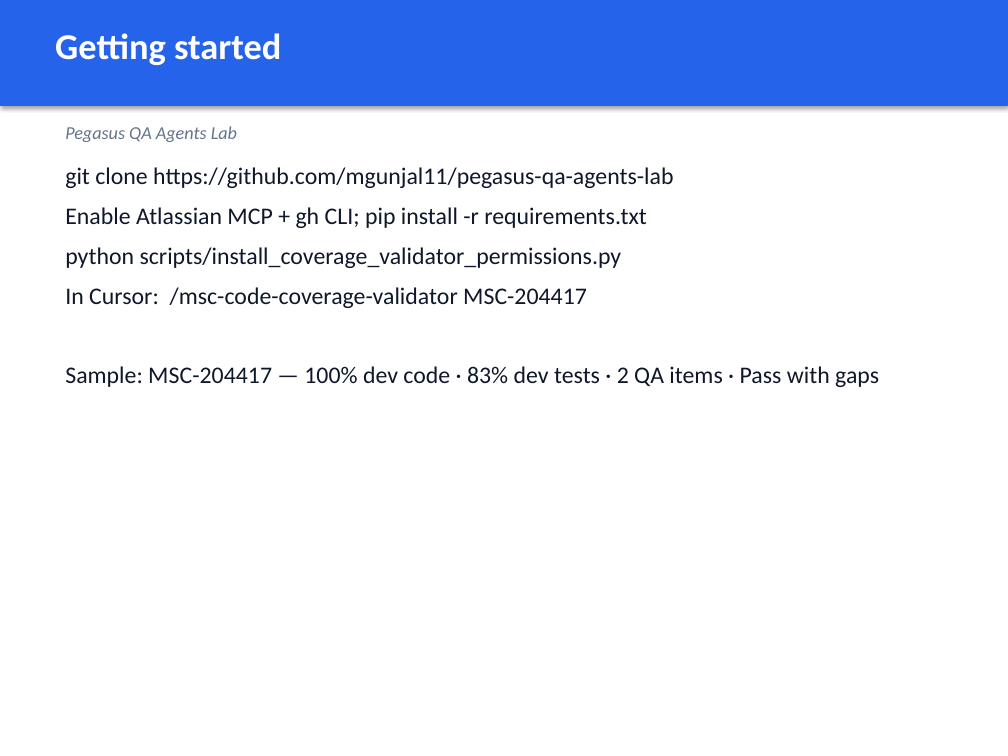
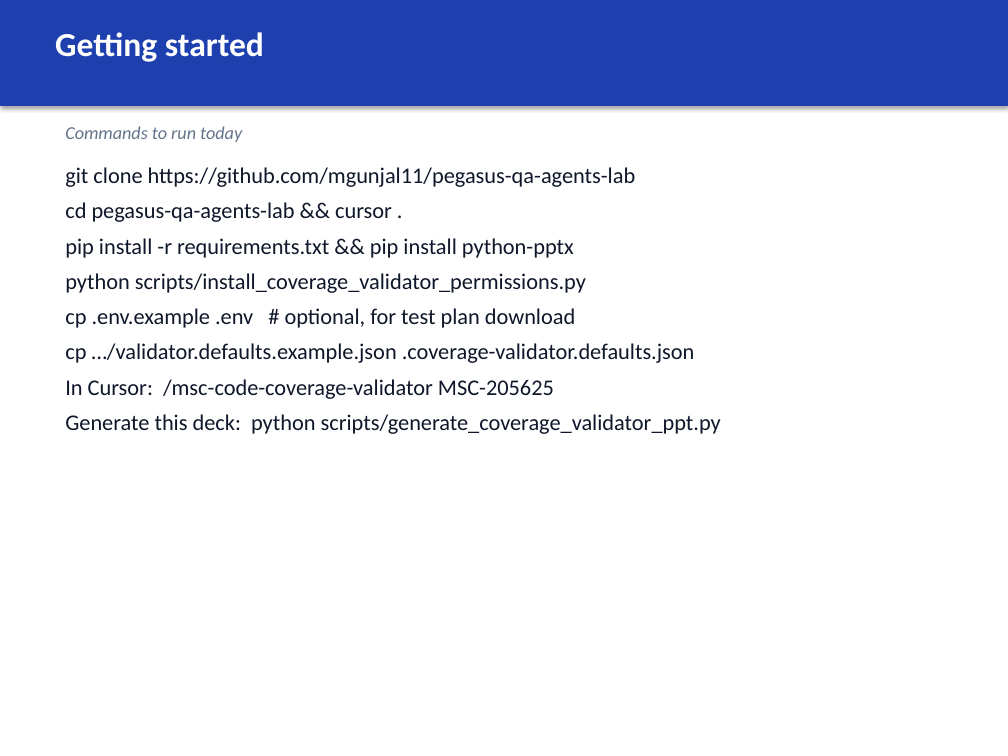
Before and after one commit to mgunjal11/pegasus-qa-agents-lab-copy, a slide deck: slide 16 of docs/MSC-Code-Coverage-Validator-Guide.pptx (slide 12 before the commit). Drawn at 1008x756 pixels with LibreOffice and Linux fonts; fonts in the diff are those of the drawing. Boxes give left, top, right and bottom in pixels: in the first picture for what was removed or moved away, otherwise in the second. Text is boxed around its words. In the diff, an @@ line names an element or a change of style, - is before the commit and + after.

```diff
--- a/docs/MSC-Code-Coverage-Validator-Guide.pptx
+++ b/docs/MSC-Code-Coverage-Validator-Guide.pptx
@@ rectangle at box(0, 0, 1008, 106): fill #2563EB to #1E40AF @@
@@ text "Getting started" at box(55, 32, 264, 62): size 26 to 24 pt @@
@@ text at box(65, 126, 242, 142): text changed @@
-Pegasus QA Agents Lab
+Commands to run today
@@ text at box(65, 167, 636, 293): size 17 to 16 pt in "git clone https://github.com/mgunjal11/pegasus-qa-agents-lab", "python scripts/install_coverage_validator_permissions.py"; less space between paragraphs @@
@@ text at box(65, 202, 574, 258): text changed; size 17 to 16 pt @@
-Enable Atlassian MCP + gh CLI; pip install -r requirements.txt
+cd pegasus-qa-agents-lab && cursor .
+pip install -r requirements.txt && pip install python-pptx
@@ text at box(65, 308, 721, 434): text changed; size 17 to 16 pt @@
-In Cursor: /msc-code-coverage-validator MSC-204417
-Sample: MSC-204417 — 100% dev code · 83% dev tests · 2 QA items · Pass with gaps
+cp .env.example .env # optional, for test plan download
+cp …/validator.defaults.example.json .coverage-validator.defaults.json
+In Cursor: /msc-code-coverage-validator MSC-205625
+Generate this deck: python scripts/generate_coverage_validator_ppt.py
```
Also in this commit, not shown: 6 other slides changed, 9 slides added, 5 slides removed, 2 other files.
